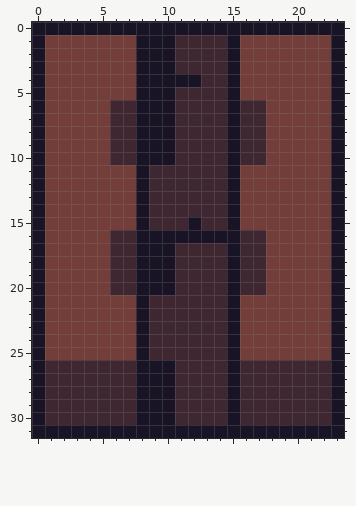
File history of a pixel-art sprite, src/Assets/DarkHallwayVertical.png. Above, as it was before the edit.
The file is 24x32 pixels.
After the commit:
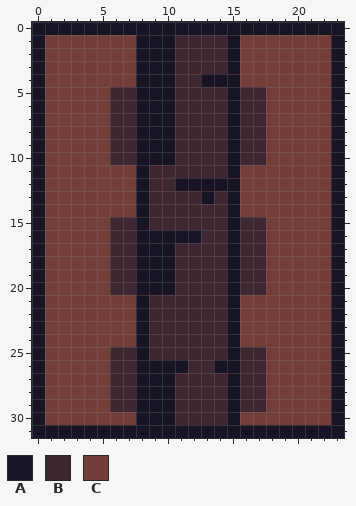
Palette (. is transparent): A #181425  B #3e2731  C #733e39
Difference:
y 4: x 11..14 AABB -> BBAA
y 5: x 6..7 CC -> BB; x 16..17 CC -> BB
y 12: x 11..14 BBBB -> AAAA
y 13: x 13 B -> A
y 15: x 6..7 CC -> BB; x 12 A -> B; x 16..17 CC -> BB
y 16: x 13..14 AA -> BB
y 25: x 6..7 CC -> BB; x 16..17 CC -> BB
y 26: x 1..5 BBBBB -> CCCCC; x 11 B -> A; x 14 B -> A; x 18..22 BBBBB -> CCCCC
y 27..29: x 1..5 BBBBB -> CCCCC; x 18..22 BBBBB -> CCCCC
y 30: x 1..7 BBBBBBB -> CCCCCCC; x 16..22 BBBBBBB -> CCCCCCC
Pixel boxes of the changes (left, top, right, bottom) in both pictures:
changed: (110, 74, 266, 100)
changed: (110, 178, 266, 243)
changed: (45, 347, 331, 425)
